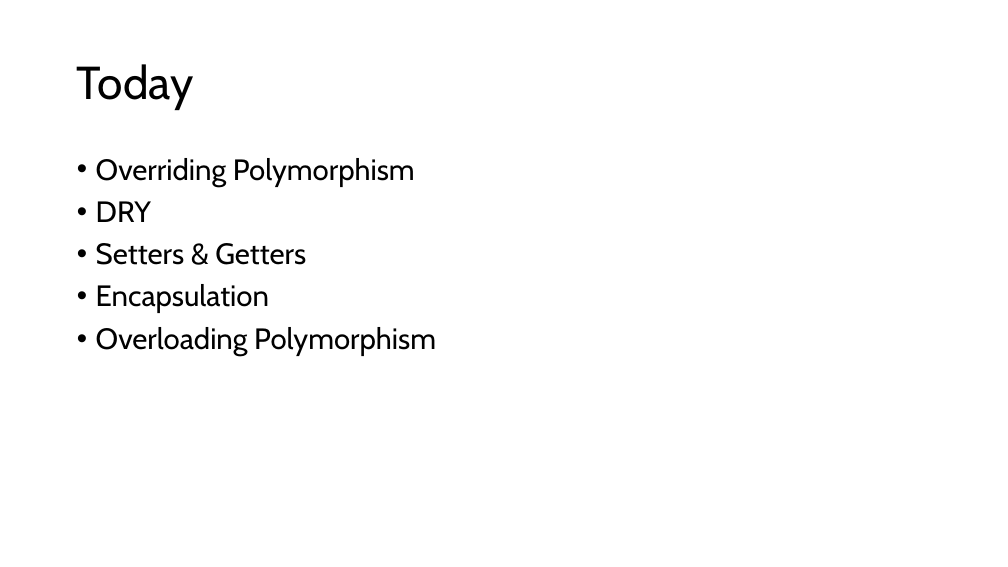
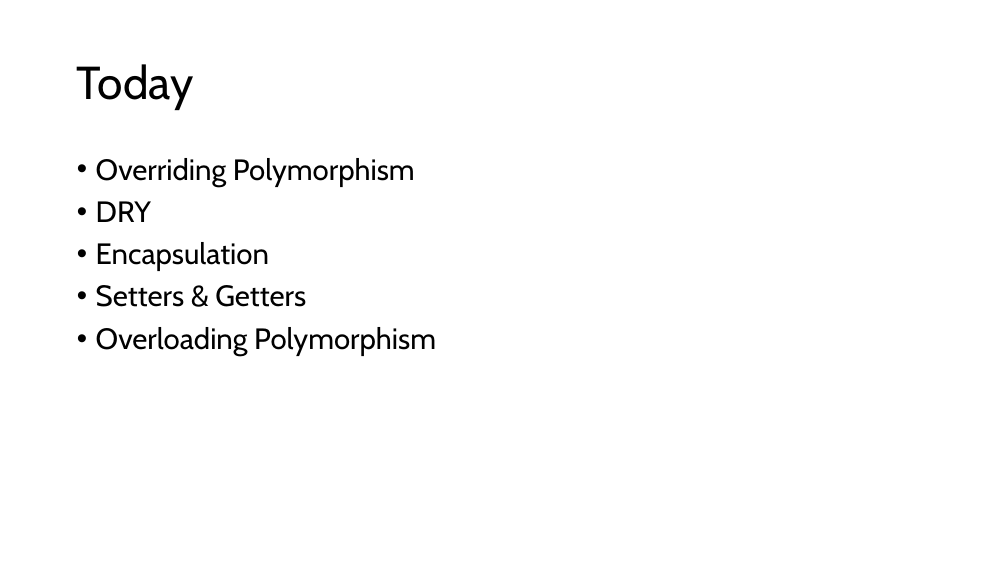
Before and after one commit to TempeHS/MicroPython_OOP_Pi_Pico_Mini_Project_Source, a slide deck: slide 3 of tutorials/presentations/Lecture2.pptx. Drawn at 1008x567 pixels with LibreOffice and Linux fonts; fonts in the diff are those of the drawing. Boxes give left, top, right and bottom in pixels: in the first picture for what was removed or moved away, otherwise in the second. Text is boxed around its words. In the diff, an @@ line names an element or a change of style, - is before the commit and + after.

```diff
--- a/tutorials/presentations/Lecture2.pptx
+++ b/tutorials/presentations/Lecture2.pptx
@@ text at (96, 242, 269, 271): paragraph added @@
+• Encapsulation
@@ text at (96, 284, 269, 313): paragraph removed @@
-• Encapsulation
```
Also in this commit, not shown: 4 other slides changed, 11 slides added, 14 other files.
